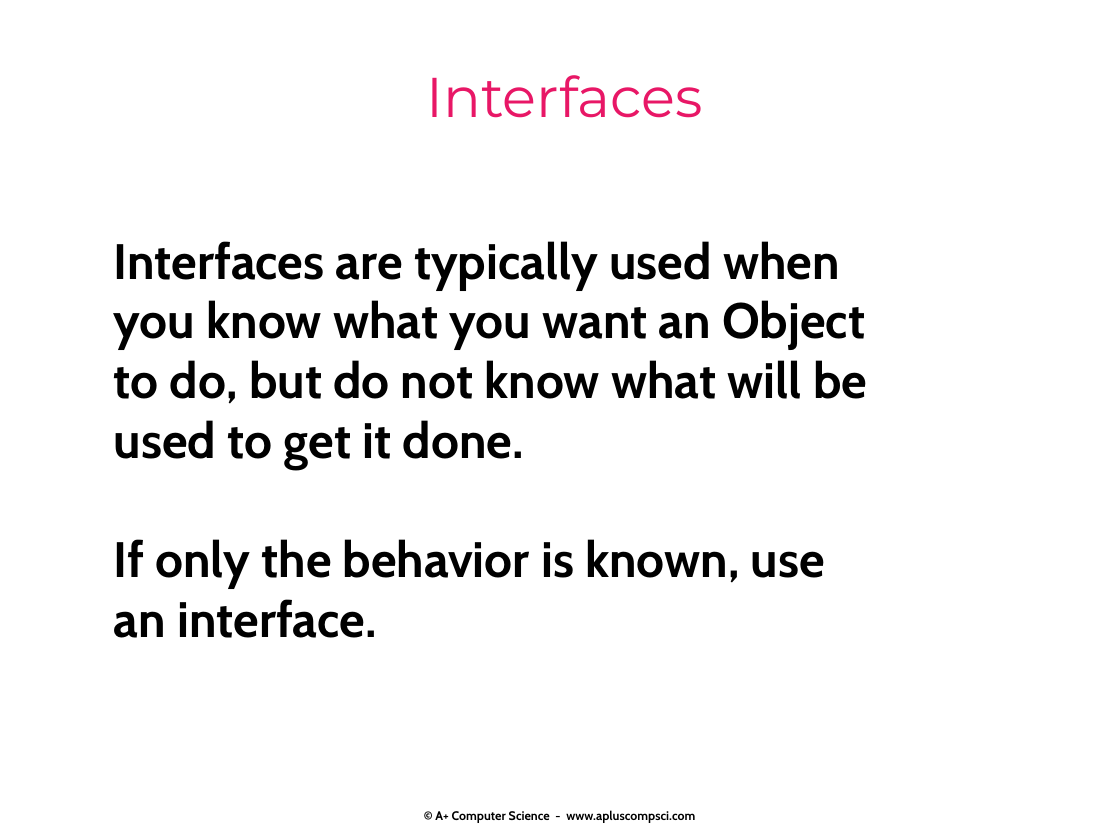
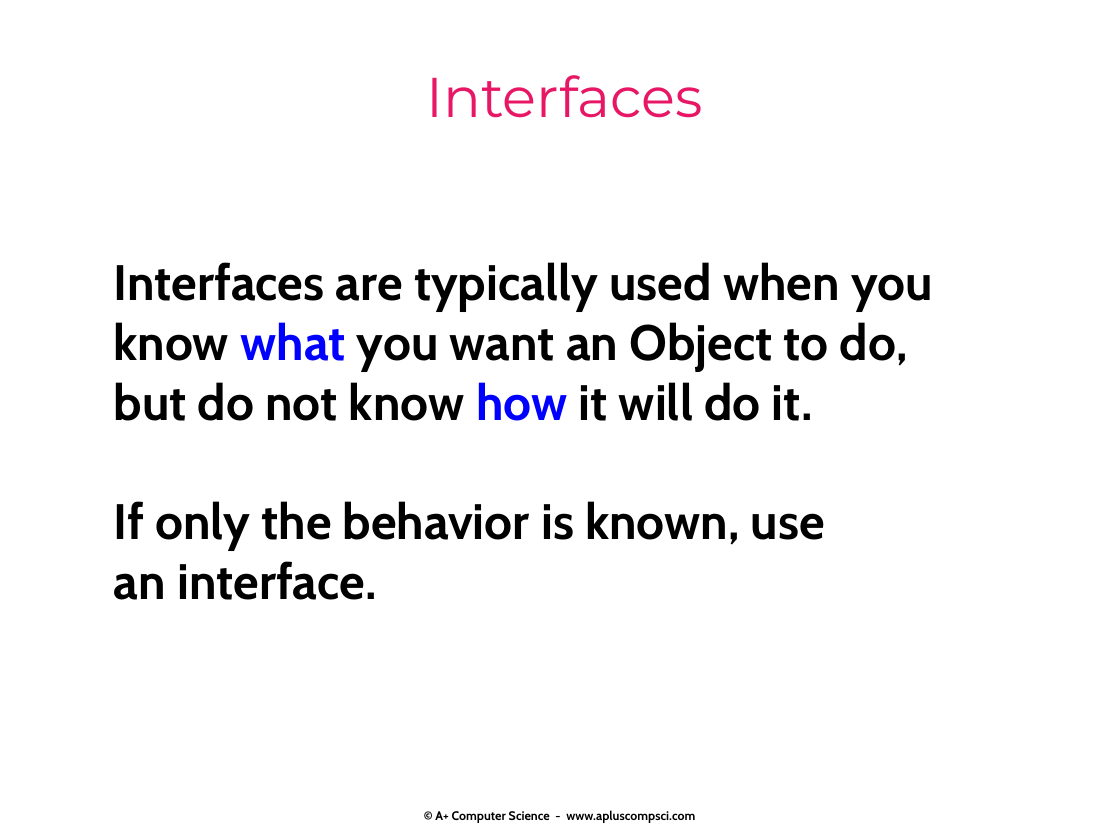
Before and after one commit to Cy-FairCS/cs3, a slide deck: slide 17 of u04a_interfaces/notes/_interfaces notes.pptx (slide 51 before the commit). Drawn at 1120x840 pixels with LibreOffice and Linux fonts; fonts in the diff are those of the drawing. Boxes give left, top, right and bottom in pixels: in the first picture for what was removed or moved away, otherwise in the second. Text is boxed around its words. In the diff, an @@ line names an element or a change of style, - is before the commit and + after.

Commit message:
update 2 interfaces

```diff
--- a/u04a_interfaces/notes/_interfaces notes.pptx
+++ b/u04a_interfaces/notes/_interfaces notes.pptx
@@ text "Interfaces are typically used when ...": place and size @@
-text "Interfaces are typically used when ..." at box(114, 241, 867, 638)
+text "Interfaces are typically used when ..." at box(114, 262, 933, 600)
@@ text at box(114, 262, 933, 421): text changed @@
-Interfaces are typically used when
-you know what you want an Object
-to do, but do not know what will be
-used to get it done.
+Interfaces are typically used when you know what you want an Object to do, but do not know how it will do it.
```
Also in this commit, not shown: 15 other slides changed, 3 slides added, 1 slide removed.
